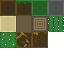
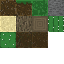
Layered file, before and after one edit (64x64). Changes by layer:
renamed "Layer 1" to "Layer 4", painted on it over bbox(0, 0, 64, 48)
